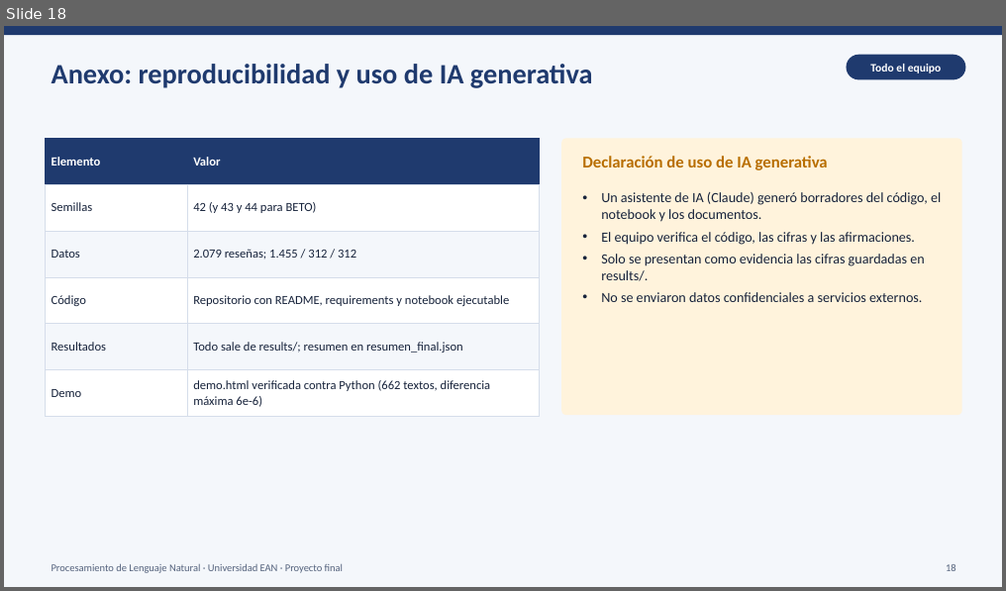
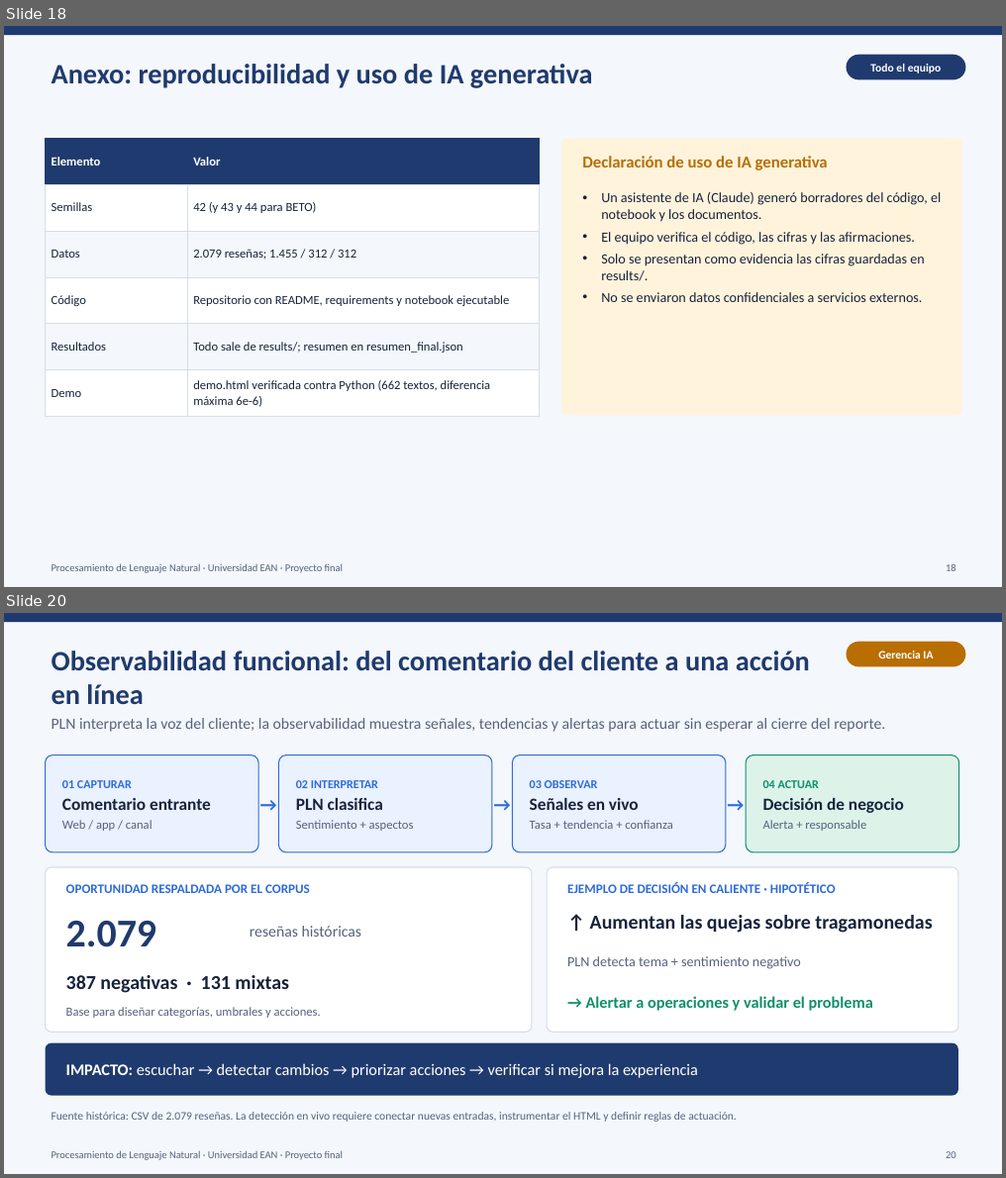
Before and after one commit to RubenEAN/proyecto-final-casinos-nlp, a slide deck: docs/Presentacion_Final.pptx. Shown one above the other, each under a label of ours: slide 18 before the commit, slides 18 and 20 after it; the slides between them are not shown. The pictures are 1006x591 and 1006x1178 pixels, drawn with LibreOffice and Linux fonts; fonts in the diff are those of the drawing. Boxes give left, top, right and bottom in pixels: in the first picture for what was removed or moved away, otherwise in the second. Text is boxed around its words. In the diff, an @@ line names an element or a change of style, - is before the commit and + after.

```diff
--- a/docs/Presentacion_Final.pptx
+++ b/docs/Presentacion_Final.pptx
@@ slide 20 added at box(4, 613, 1002, 1174), background #F4F7FB @@
@@ rectangle added at box(4, 613, 1002, 622), fill #1F3A6E @@
@@ rounded rectangle added at box(846, 642, 966, 666), fill #B86E00, 11 pt, text #FFFFFF, bold @@
+Gerencia IA
@@ text added at box(52, 651, 810, 704), 27 pt, text #1F3A6E, bold @@
+Observabilidad funcional: del comentario del cliente a una acción en línea
@@ text added at box(52, 718, 885, 732), 15 pt, text #55637D @@
+PLN interpreta la voz del cliente; la observabilidad muestra señales, tendencias y alertas para actuar sin esperar al cierre del reporte.
@@ rounded rectangle added at box(46, 756, 258, 853), fill #EAF1FF, outline #2D6BDB 1 pt @@
@@ text added at box(258, 756, 279, 853), 18 pt, text #2D6BDB, bold @@
+→
@@ rounded rectangle added at box(279, 756, 492, 853), fill #EAF1FF, outline #2D6BDB 1 pt @@
@@ text added at box(492, 756, 512, 853), 18 pt, text #2D6BDB, bold @@
+→
@@ rounded rectangle added at box(512, 756, 726, 853), fill #EAF1FF, outline #2D6BDB 1 pt @@
@@ text added at box(726, 756, 746, 853), 18 pt, text #2D6BDB, bold @@
+→
@@ rounded rectangle added at box(746, 756, 959, 853), fill #DDF3EA, outline #0F8F6B 1 pt @@
@@ text added at box(62, 780, 211, 831), 16.5 pt, text #17233B, bold @@
+01 CAPTURAR
+Comentario entrante
+Web / app / canal
@@ text added at box(296, 780, 414, 831), 12 pt, text #55637D, bold @@
+02 INTERPRETAR
+PLN clasifica
+Sentimiento + aspectos
@@ text added at box(530, 780, 672, 829), 12 pt, text #55637D @@
+03 OBSERVAR
+Señales en vivo
+Tasa + tendencia + confianza
@@ text added at box(763, 780, 904, 831), 12 pt, text #55637D, bold @@
+04 ACTUAR
+Decisión de negocio
+Alerta + responsable
@@ rounded rectangle added at box(46, 867, 532, 1032), fill #FFFFFF, outline #D5DDEA 1 pt @@
@@ rounded rectangle added at box(547, 867, 958, 1032), fill #FFFFFF, outline #D5DDEA 1 pt @@
@@ text added at box(66, 884, 310, 893), 12.5 pt, text #2D6BDB, bold @@
+OPORTUNIDAD RESPALDADA POR EL CORPUS
@@ text added at box(567, 882, 836, 893), 12.5 pt, text #2D6BDB, bold @@
+EJEMPLO DE DECISIÓN EN CALIENTE · HIPOTÉTICO
@@ text added at box(66, 921, 156, 948), 38 pt, text #1F3A6E, bold @@
+2.079
@@ text added at box(250, 926, 362, 937), 15 pt, text #55637D @@
+reseñas históricas
@@ text added at box(590, 915, 932, 933), 19 pt, text #17233B, bold @@
+↑ Aumentan las quejas sobre tragamonedas
@@ text added at box(567, 957, 801, 969), 13.5 pt, text #55637D @@
+PLN detecta tema + sentimiento negativo
@@ text added at box(66, 975, 289, 993), 19 pt, text #17233B, bold @@
+387 negativas · 131 mixtas
@@ text added at box(586, 996, 873, 1011), 15.5 pt, text #0F8F6B, bold @@
+→ Alertar a operaciones y validar el problema
@@ text added at box(66, 1007, 321, 1018), 12 pt, text #55637D @@
+Base para diseñar categorías, umbrales y acciones.
@@ rounded rectangle added at box(46, 1044, 958, 1096), fill #1F3A6E @@
@@ text added at box(66, 1063, 698, 1078), 15.5 pt, text #FFFFFF @@
+IMPACTO: escuchar → detectar cambios → priorizar acciones → verificar si mejora la experiencia
@@ text added at box(52, 1112, 737, 1122), 11 pt, text #55637D @@
+Fuente histórica: CSV de 2.079 reseñas. La detección en vivo requiere conectar nuevas entradas, instrumentar el HTML y definir reglas de actuación.
@@ text added at box(52, 1151, 343, 1160), 10 pt, text #55637D @@
+Procesamiento de Lenguaje Natural · Universidad EAN · Proyecto final
@@ text added at box(945, 1152, 956, 1158), 10 pt, text #55637D @@
+20
```
Also in this commit, not shown: 1 other slide added, 2 slides removed, 2 other files.
